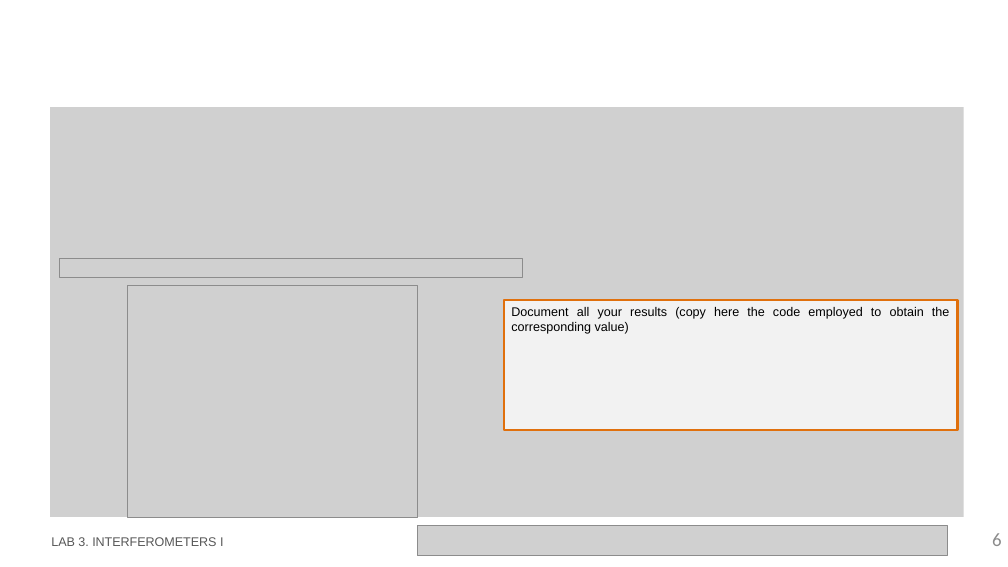
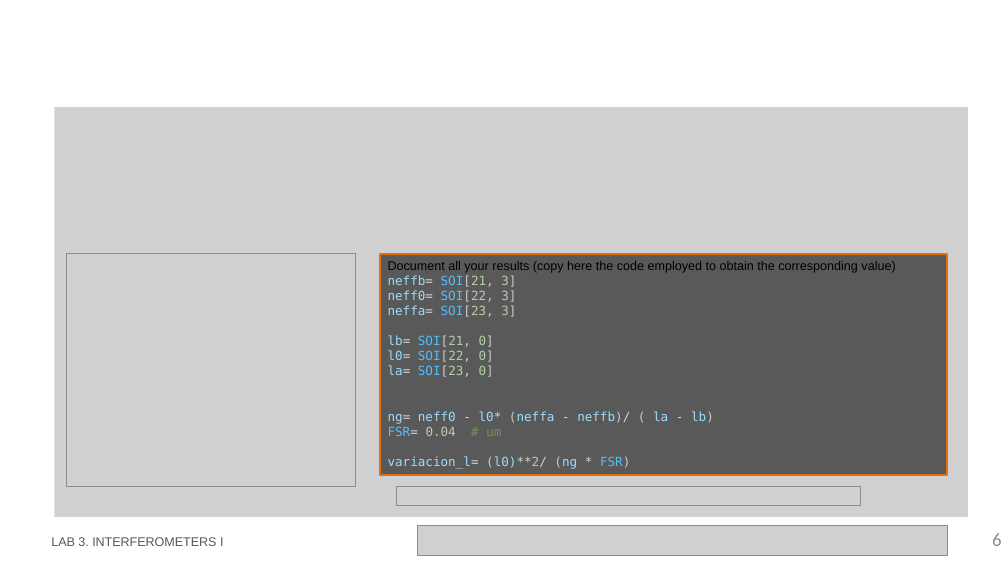
Before and after one commit to nmargar4/pic-upv-lab3-new, a slide deck: slide 6 of LabBook_3.pptx. Drawn at 1008x567 pixels with LibreOffice and Linux fonts; fonts in the diff are those of the drawing; grey boxes stand for pictures; background and template pictures are left out. Boxes give left, top, right and bottom in pixels: in the first picture for what was removed or moved away, otherwise in the second. Text is boxed around its words. In the diff, an @@ line names an element or a change of style, - is before the commit and + after.

```diff
--- a/LabBook_3.pptx
+++ b/LabBook_3.pptx
@@ picture moved from (x1=50, y1=107, x2=963, y2=517) to (x1=54, y1=107, x2=968, y2=517) @@
@@ picture moved from (x1=128, y1=286, x2=417, y2=518) to (x1=67, y1=254, x2=356, y2=486) @@
@@ rectangle "Document all your results (copy ..." resized from (x1=504, y1=300, x2=958, y2=430) to (x1=380, y1=254, x2=948, y2=476) @@
@@ rectangle "Document all your results (copy ..." at (x1=380, y1=254, x2=948, y2=476): fill #F2F2F2 to #595959 @@
@@ text in rectangle at (x1=388, y1=275, x2=714, y2=469): paragraphs added @@
+neffb= SOI[21, 3]
+neff0= SOI[22, 3]
+neffa= SOI[23, 3]
+lb= SOI[21, 0]
+l0= SOI[22, 0]
+la= SOI[23, 0]
+ng= neff0 - l0* (neffa - neffb)/ ( la - lb)
+FSR= 0.04 # um
+variacion_l= (l0)**2/ (ng * FSR)
@@ picture moved from (x1=60, y1=259, x2=523, y2=278) to (x1=397, y1=487, x2=861, y2=506) @@
```
Also in this commit, not shown: 4 other slides changed, 5 slides added, 2 slides removed, 1 other file.
